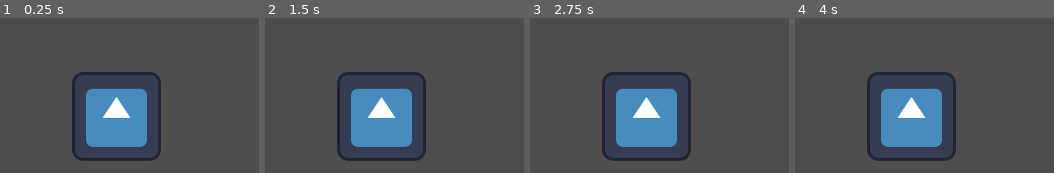
Above: before the commit, frames 1-4 (left to right).
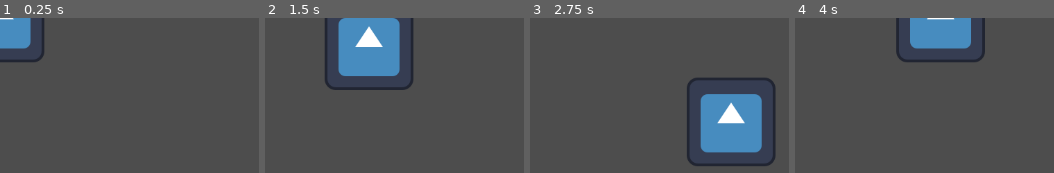
Above: after the commit, the same moments.

Repository: CoolBeanGames/mono-rpg
Game: Godot game, scene res://base/game_main.tscn
Same seed, same stepped clock (60 frames per second), same inputs: the game is played once before the commit and once after it. The engine's default icon, where the game draws it, is replaced by a stand-in: a white triangle on a blue panel in a dark square.
Inputs:
- Up to frame 1 (0.25 s): no input
- Up to frame 2 (1.5 s): tap Enter at 0.5 s; hold D (right, bound only after the commit) 0.53-1.28 s; hold S (down, bound only after the commit) from 1.28 s (still down)
- Up to frame 3 (2.75 s): release S (down, bound only after the commit) at 2.03 s; hold D (right, bound only after the commit) from 2.03 s (still down)
- Up to frame 4 (4 s): release D (right, bound only after the commit) at 2.78 s; hold W (up, bound only after the commit) 2.78-3.53 s; hold A (left, bound only after the commit) from 3.53 s (still down)

The runs differ from the first frame. In frame 1, 14% of the frame differs, in the area x 0-63%, y 0-93%; in frame 2, 21%; in frame 3, 22%, in the area x 27-95%, y 34-96%; in frame 4, 17%.

Commit message:
[5] added character movement compoent and stats resource

Diff:
--- /dev/null
+++ b/entities/player/scripts/movement_component.gd
@@ -0,0 +1,23 @@
+##written by Dustin Booher
+##creation date 12/2/25
+##last edited   12/2/25
+extends Node
+
+##the character body we are moving
+@export var body : CharacterBody2D
+##the speed the character should move at
+@export var move_speed : float = 200
+
+# Called every frame. 'delta' is the elapsed time since the previous frame.
+func _process(_delta: float) -> void:
+	move(get_axis())
+
+##create an input vector from input values
+func get_axis() -> Vector2:
+	return Input.get_vector("left","right","up","down")
+
+##move the character
+func move(axis : Vector2):
+	var velocity : Vector2 = axis * move_speed
+	body.velocity = velocity
+	body.move_and_slide()
--- /dev/null
+++ b/entities/stats.gd
@@ -0,0 +1,15 @@
+##written by Dustin Booher
+##creation date 12/2/25
+##last edited   12/2/25
+class_name stats
+extends Resource
+
+@export var health : Vector2
+@export var mana : Vector2
+@export var strength : int
+@export var endurance : int
+@export var speed : int
+@export var intelligence : int
+@export var mind : int
+@export var level : int
+@export var xp : int
--- a/project.godot
+++ b/project.godot
@@ -20,3 +20,41 @@
 DATA="*res://base/auto_loads/data_manager.gd"
 REFS="*res://base/auto_loads/reference_manager.gd"
 SCENES="*res://base/auto_loads/scene_manager.gd"
+
+[input]
+
+up={
+"deadzone": 0.2,
+"events": [Object(InputEventKey,"resource_local_to_scene":false,"resource_name":"","device":-1,"window_id":0,"alt_pressed":false,"shift_pressed":false,"ctrl_pressed":false,"meta_pressed":false,"pressed":false,"keycode":0,"physical_keycode":87,"key_label":0,"unicode":119,"location":0,"echo":false,"script":null)
+]
+}
+down={
+"deadzone": 0.2,
+"events": [Object(InputEventKey,"resource_local_to_scene":false,"resource_name":"","device":-1,"window_id":0,"alt_pressed":false,"shift_pressed":false,"ctrl_pressed":false,"meta_pressed":false,"pressed":false,"keycode":0,"physical_keycode":83,"key_label":0,"unicode":115,"location":0,"echo":false,"script":null)
+]
+}
+left={
+"deadzone": 0.2,
+"events": [Object(InputEventKey,"resource_local_to_scene":false,"resource_name":"","device":-1,"window_id":0,"alt_pressed":false,"shift_pressed":false,"ctrl_pressed":false,"meta_pressed":false,"pressed":false,"keycode":0,"physical_keycode":65,"key_label":0,"unicode":97,"location":0,"echo":false,"script":null)
+]
+}
+right={
+"deadzone": 0.2,
+"events": [Object(InputEventKey,"resource_local_to_scene":false,"resource_name":"","device":-1,"window_id":0,"alt_pressed":false,"shift_pressed":false,"ctrl_pressed":false,"meta_pressed":false,"pressed":false,"keycode":0,"physical_keycode":68,"key_label":0,"unicode":100,"location":0,"echo":false,"script":null)
+]
+}
+confirm={
+"deadzone": 0.2,
+"events": [Object(InputEventKey,"resource_local_to_scene":false,"resource_name":"","device":-1,"window_id":0,"alt_pressed":false,"shift_pressed":false,"ctrl_pressed":false,"meta_pressed":false,"pressed":false,"keycode":0,"physical_keycode":69,"key_label":0,"unicode":101,"location":0,"echo":false,"script":null)
+]
+}
+cancel={
+"deadzone": 0.2,
+"events": [Object(InputEventKey,"resource_local_to_scene":false,"resource_name":"","device":-1,"window_id":0,"alt_pressed":false,"shift_pressed":false,"ctrl_pressed":false,"meta_pressed":false,"pressed":false,"keycode":0,"physical_keycode":81,"key_label":0,"unicode":113,"location":0,"echo":false,"script":null)
+]
+}
+menu={
+"deadzone": 0.2,
+"events": [Object(InputEventKey,"resource_local_to_scene":false,"resource_name":"","device":-1,"window_id":0,"alt_pressed":false,"shift_pressed":false,"ctrl_pressed":false,"meta_pressed":false,"pressed":false,"keycode":0,"physical_keycode":4194305,"key_label":0,"unicode":0,"location":0,"echo":false,"script":null)
+]
+}
--- a/testing_scene.tscn
+++ b/testing_scene.tscn
@@ -1,9 +1,23 @@
-[gd_scene load_steps=2 format=3 uid="uid://dbajn6lop3hui"]
+[gd_scene load_steps=4 format=3 uid="uid://dbajn6lop3hui"]
 
 [ext_resource type="Texture2D" uid="uid://hlhugpfw3dd4" path="res://icon.svg" id="1_k6s54"]
+[ext_resource type="Script" uid="uid://bbbrty2uckg5p" path="res://entities/player/scripts/movement_component.gd" id="2_7tmfp"]
+
+[sub_resource type="CircleShape2D" id="CircleShape2D_k6s54"]
+radius = 65.62012
 
 [node name="test" type="Node2D"]
 
-[node name="Sprite2D" type="Sprite2D" parent="."]
-position = Vector2(168, 142)
+[node name="player" type="CharacterBody2D" parent="."]
+
+[node name="CollisionShape2D" type="CollisionShape2D" parent="player"]
+shape = SubResource("CircleShape2D_k6s54")
+
+[node name="temp_sprite" type="Sprite2D" parent="player"]
 texture = ExtResource("1_k6s54")
+
+[node name="components" type="Node" parent="player"]
+
+[node name="movement_component" type="Node" parent="player/components" node_paths=PackedStringArray("body")]
+script = ExtResource("2_7tmfp")
+body = NodePath("../..")
Not shown, added: entities/player/scripts/movement_component.gd.uid
Not shown, added: entities/stats.gd.uid
